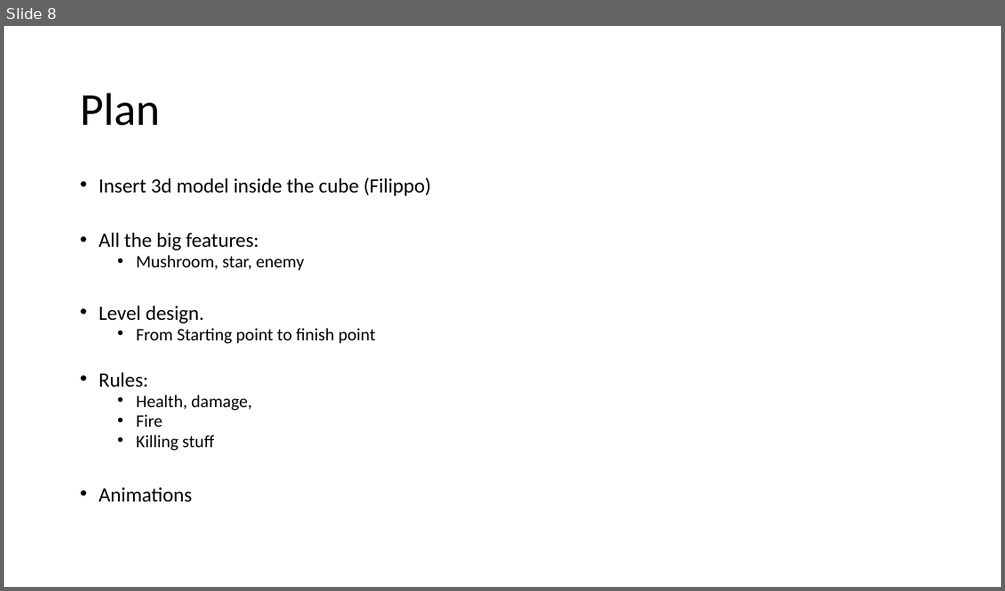
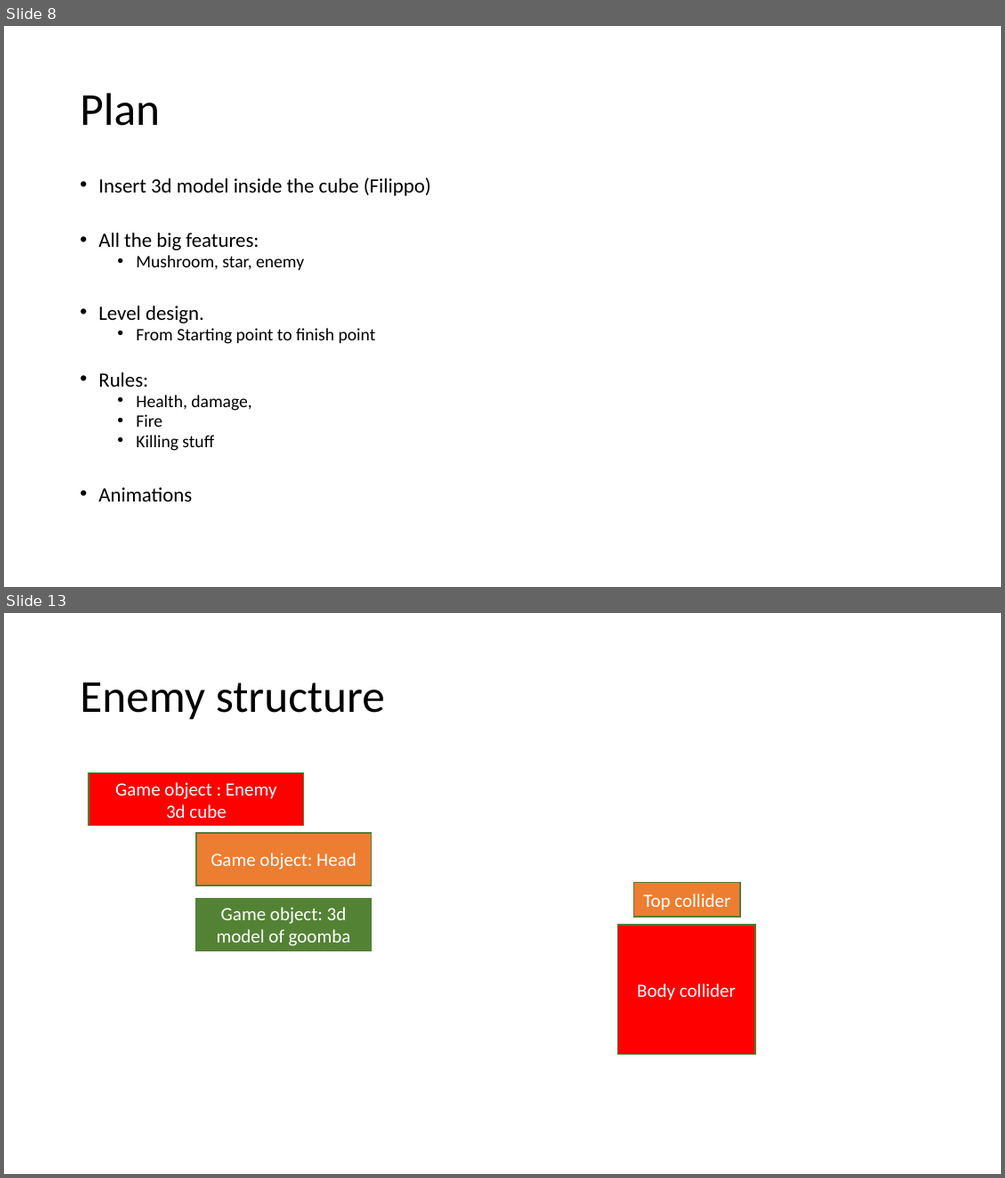
Before and after one commit to shacharoz/LearningUnity-Mario, a slide deck: Design/Mario Rules.pptx. Shown one above the other, each under a label of ours: slide 8 before the commit, slides 8 and 13 after it; the slides between them are not shown. The pictures are 1005x591 and 1005x1178 pixels, drawn with LibreOffice and Linux fonts; fonts in the diff are those of the drawing. Boxes give left, top, right and bottom in pixels: in the first picture for what was removed or moved away, otherwise in the second. Text is boxed around its words. In the diff, an @@ line names an element or a change of style, - is before the commit and + after.

Commit message:
enemy, mario character, better event management

```diff
--- a/Design/Mario Rules.pptx
+++ b/Design/Mario Rules.pptx
@@ slide 13 added at [4, 613, 1001, 1174], background #FFFFFF @@
@@ title added at [80, 682, 385, 720], 44 pt, text #000000 @@
+Enemy structure
@@ rectangle added at [89, 773, 304, 826], fill #FF0000, outline #538035 1 pt, 18 pt, text #FFFFFF @@
+Game object : Enemy
+3d cube
@@ rectangle added at [196, 833, 372, 885], fill #ED7D31, outline #538035 1 pt, 18 pt, text #FFFFFF @@
+Game object: Head
@@ rectangle added at [196, 898, 372, 950], fill #548235, outline #538035 1 pt, 18 pt, text #FFFFFF @@
+Game object: 3d model of goomba
@@ rectangle added at [634, 882, 741, 916], fill #ED7D31, outline #538035 1 pt, 18 pt, text #FFFFFF @@
+Top collider
@@ rectangle added at [617, 925, 755, 1054], fill #FF0000, outline #538035 1 pt, 18 pt, text #FFFFFF @@
+Body collider
```
Also in this commit, not shown: 6 other slides added, 16 other files.
